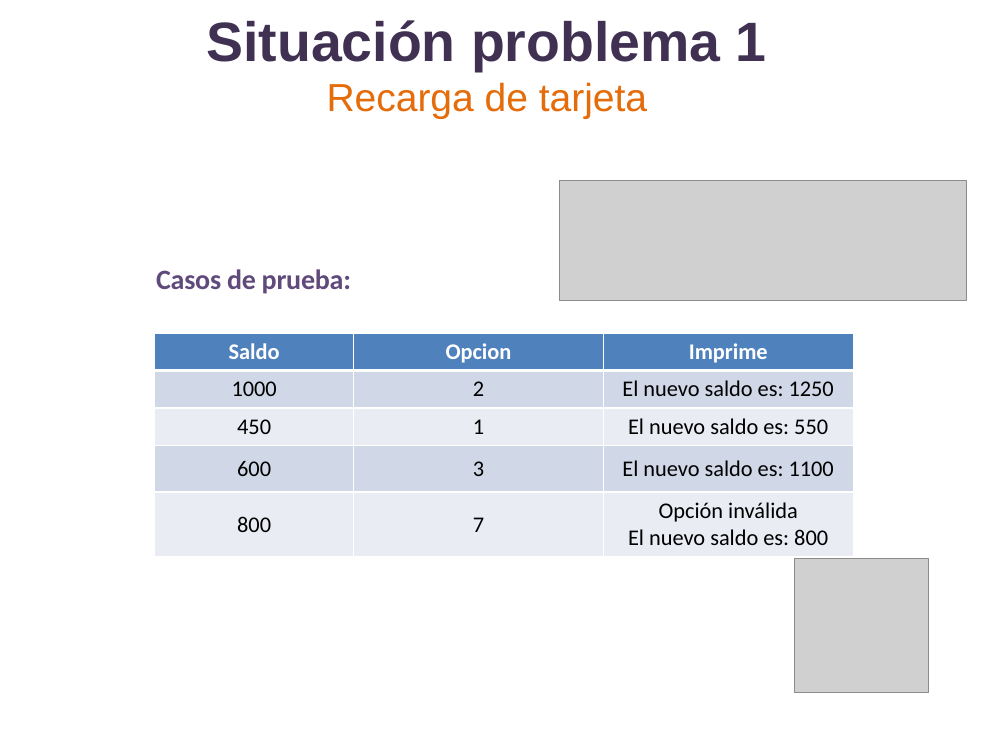
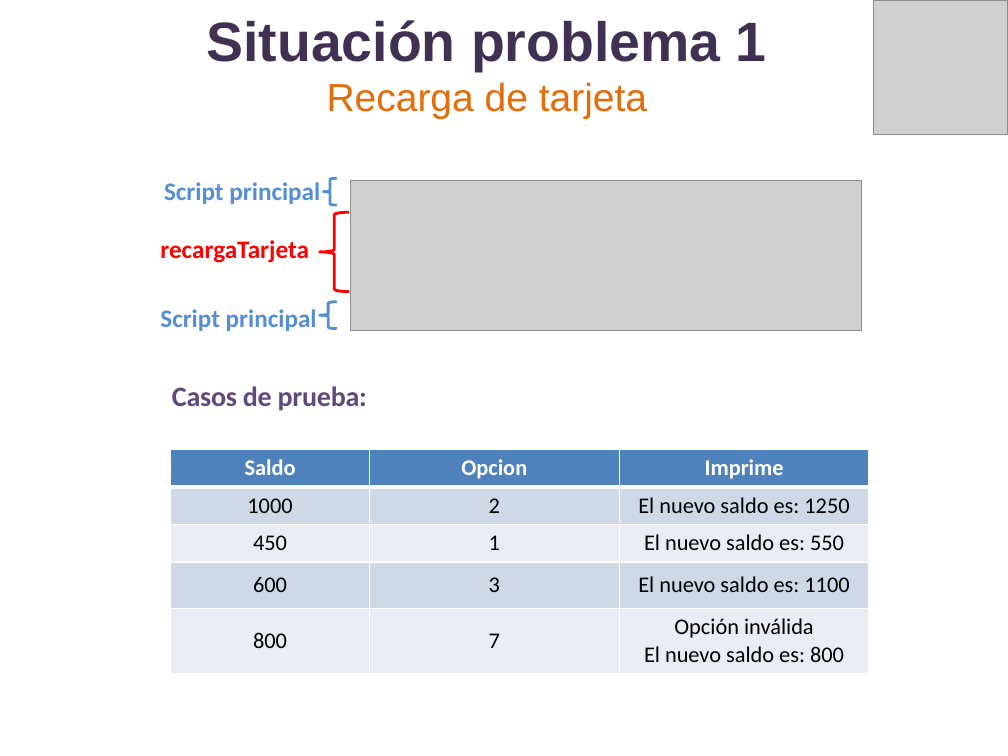
Before and after one commit to lizetheP/PensamientoC, a slide deck: slide 19 of Calendario2019/Presentaciones/Semana2/SITUACION1_F.pptx. Drawn at 1008x756 pixels with LibreOffice and Linux fonts; fonts in the diff are those of the drawing; grey boxes stand for pictures. Boxes give left, top, right and bottom in pixels: in the first picture for what was removed or moved away, otherwise in the second. Text is boxed around its words. In the diff, an @@ line names an element or a change of style, - is before the commit and + after.

```diff
--- a/Calendario2019/Presentaciones/Semana2/SITUACION1_F.pptx
+++ b/Calendario2019/Presentaciones/Semana2/SITUACION1_F.pptx
@@ picture: place and size @@
-picture at <box>794,558,928,692</box>
+picture at <box>874,0,1008,134</box>
@@ left brace added at <box>324,178,337,206</box>, outline #558ED5 2 pt @@
@@ text added at <box>164,182,320,204</box>, 18 pt, text #558ED5, bold @@
+Script principal
@@ picture: place and size @@
-picture at <box>559,180,967,300</box>
+picture at <box>351,180,861,331</box>
@@ left brace added at <box>320,213,349,292</box>, outline #FF0000 2 pt @@
@@ text added at <box>160,240,309,263</box>, 18 pt, text #FF0000, bold @@
+recargaTarjeta
@@ text added at <box>160,309,317,331</box>, 18 pt, text #558ED5, bold @@
+Script principal
@@ left brace added at <box>320,301,337,329</box>, outline #558ED5 2 pt @@
@@ text "Casos de prueba:": place and size @@
-text "Casos de prueba:" at <box>156,269,351,294</box>
+text "Casos de prueba:" at <box>172,386,367,411</box>
@@ table: place and size @@
-table at <box>155,333,854,553</box>
+table at <box>170,450,869,670</box>
```
Also in this commit, not shown: 13 other slides changed, 9 other files.
